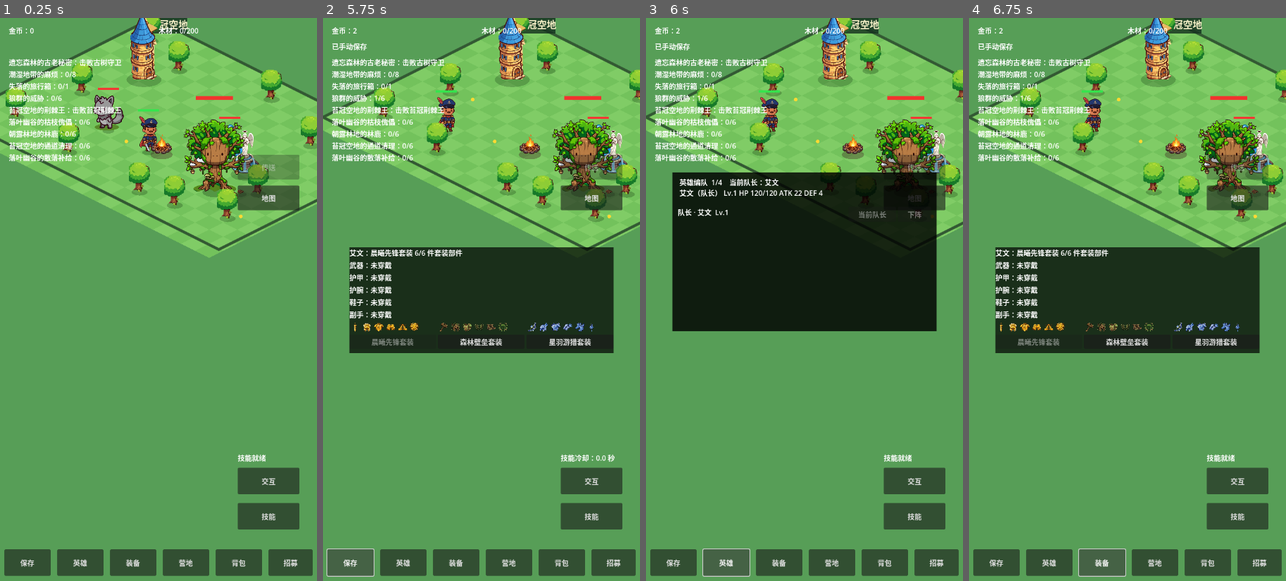
Above: before the commit, frames 1-4 (left to right).
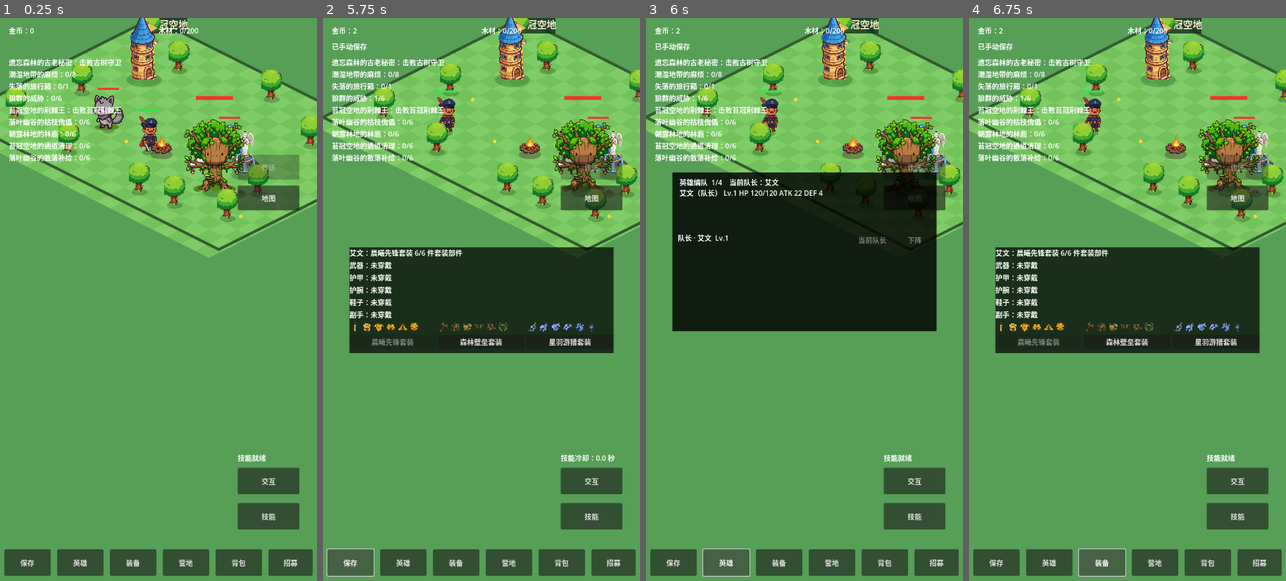
Above: after the commit, the same moments.

Repository: oneyi53/game
Game: Godot game, scene res://scenes/main.tscn
The game is run twice, just before and just after one commit, with the same random seed, the same clock (stepped at 60 frames per second) and the same inputs.
Inputs (mouse positions are in pixels of both pictures, inside the frame that each line leads up to):
- Up to frame 1 (0.25 s): no input
- Up to frame 2 (5.75 s): tap Enter at 0.5 s; move the mouse to (465, 412) at 0.52 s; hold Up (ui_up) 0.53-1.25 s; tap E at 0.6 s; click (465, 412) at 0.67 s; tap Space at 0.77 s; drag from (576, 383) to (465, 412) at 1.27 s; move the mouse to (386, 215) at 2.02 s; hold Left (ui_left) 2.03-2.75 s; tap Q at 2.1 s; drag from (497, 299) to (386, 215) at 2.77 s; click "技能" at 3.5 s; click "交互" at 4.25 s; click "保存" at 5 s
- Up to frame 3 (6 s): click "英雄" at 5.75 s
- Up to frame 4 (6.75 s): click "装备" at 6.5 s

Frames 1-2 are identical in both runs. In frame 3, 0.4% of the frame differs, in the area x 10-87%, y 33-41%; in frame 4, nothing differs.

Commit message:
ui: preserve hero stat summary above formation roster

Diff:
--- a/scenes/main.tscn
+++ b/scenes/main.tscn
@@ -173,12 +173,12 @@
 offset_left = 16.0
 offset_top = 10.0
 offset_right = 584.0
-offset_bottom = 70.0
+offset_bottom = 128.0
 bbcode_enabled = false
 
 [node name="FormationScroll" type="ScrollContainer" parent="UI/HeroPanel"]
 offset_left = 12.0
-offset_top = 78.0
+offset_top = 136.0
 offset_right = 588.0
 offset_bottom = 350.0
 horizontal_scroll_mode = 0
